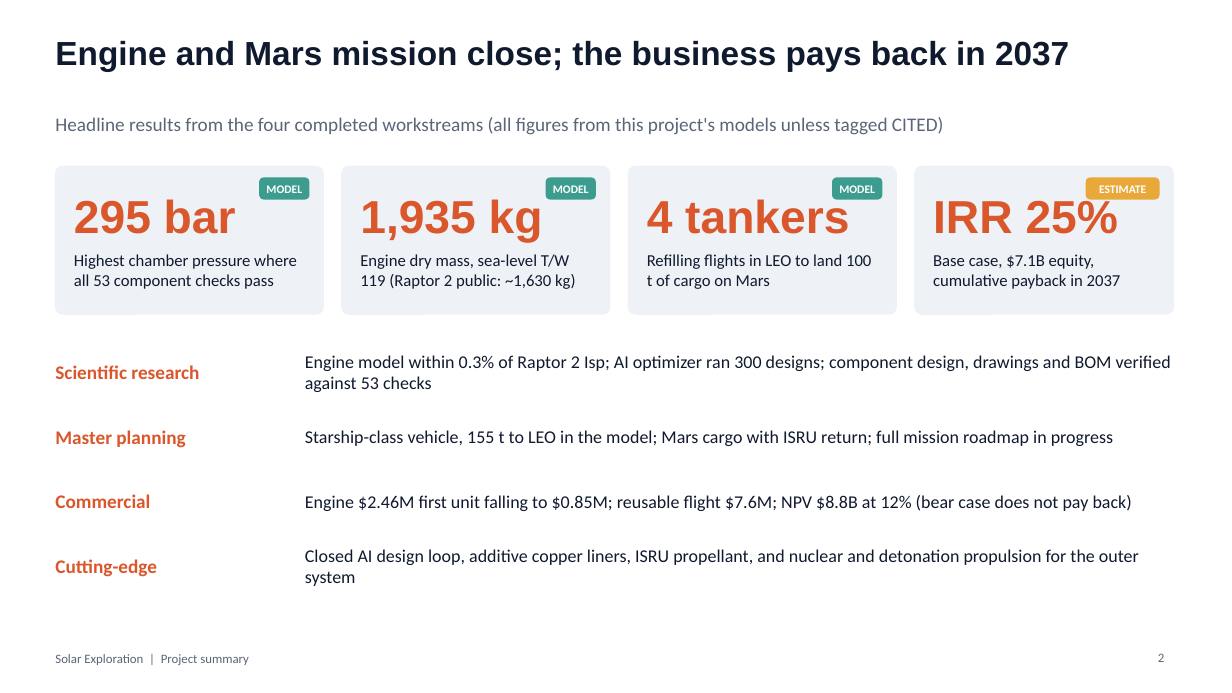
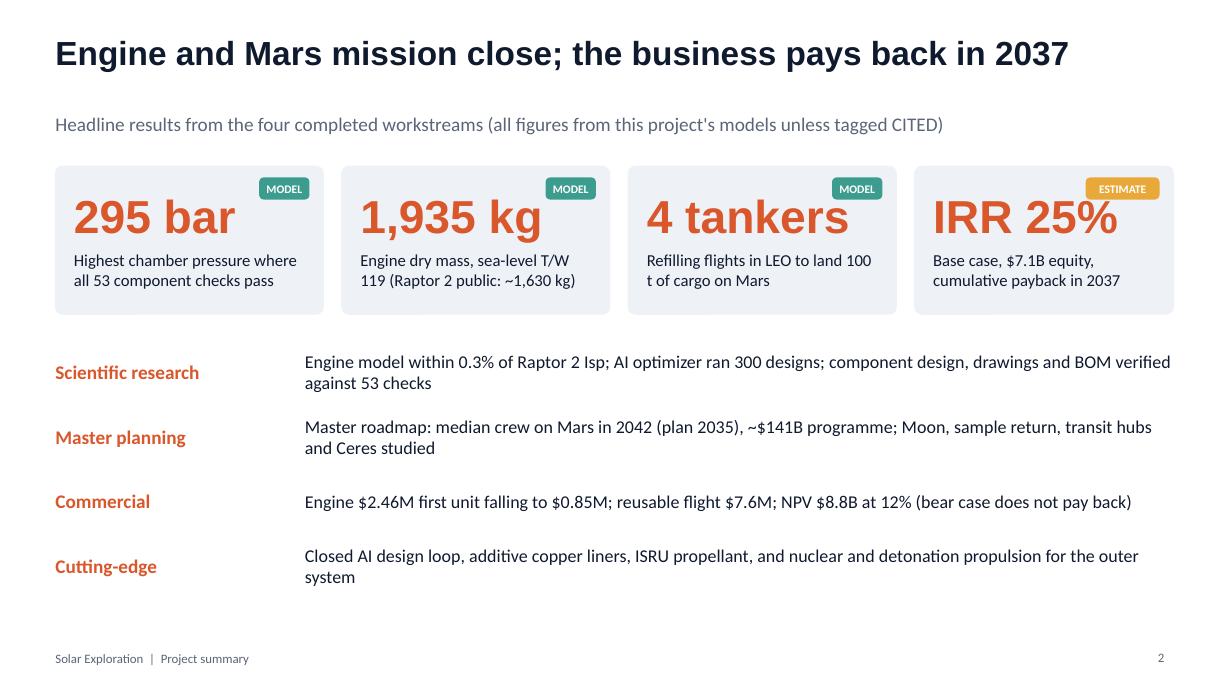
Before and after one commit to Skymeapple/solar-exploration, a slide deck: slide 2 of presentation/Solar_Exploration_Project_Summary.pptx. Drawn at 1232x693 pixels with LibreOffice and Linux fonts; fonts in the diff are those of the drawing. Boxes give left, top, right and bottom in pixels: in the first picture for what was removed or moved away, otherwise in the second. Text is boxed around its words. In the diff, an @@ line names an element or a change of style, - is before the commit and + after.

```diff
--- a/presentation/Solar_Exploration_Project_Summary.pptx
+++ b/presentation/Solar_Exploration_Project_Summary.pptx
@@ text at bbox=[305, 420, 1152, 454]: text changed @@
-Starship-class vehicle, 155 t to LEO in the model; Mars cargo with ISRU return; full mission roadmap in progress
+Master roadmap: median crew on Mars in 2042 (plan 2035), ~$141B programme; Moon, sample return, transit hubs and Ceres studied
```
Also in this commit, not shown: 15 other slides changed, 2 slides added, 1 other file.
